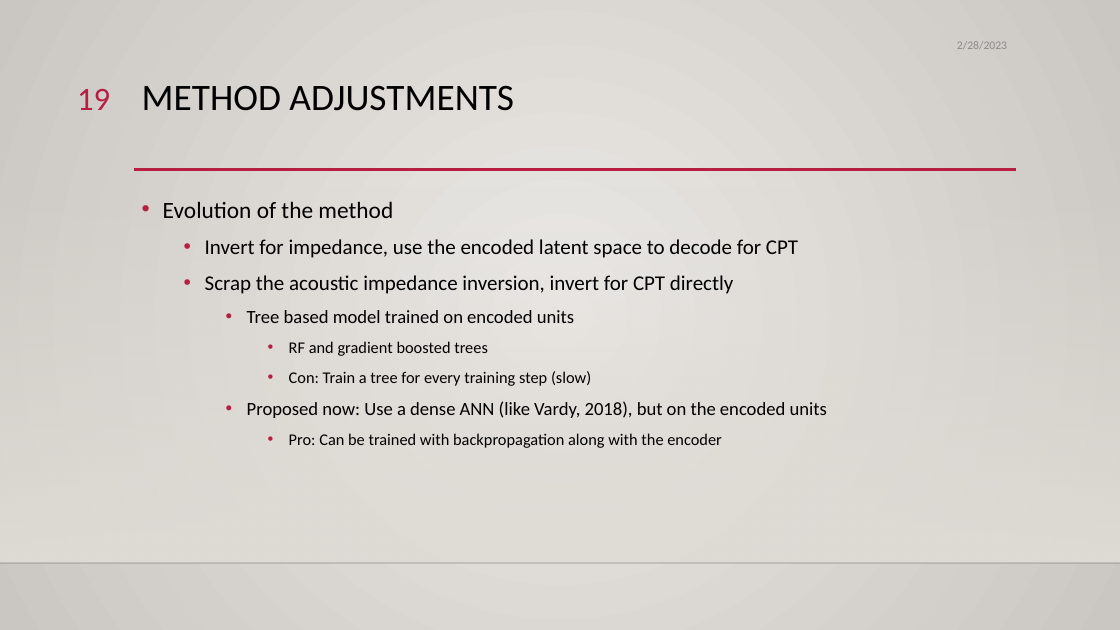
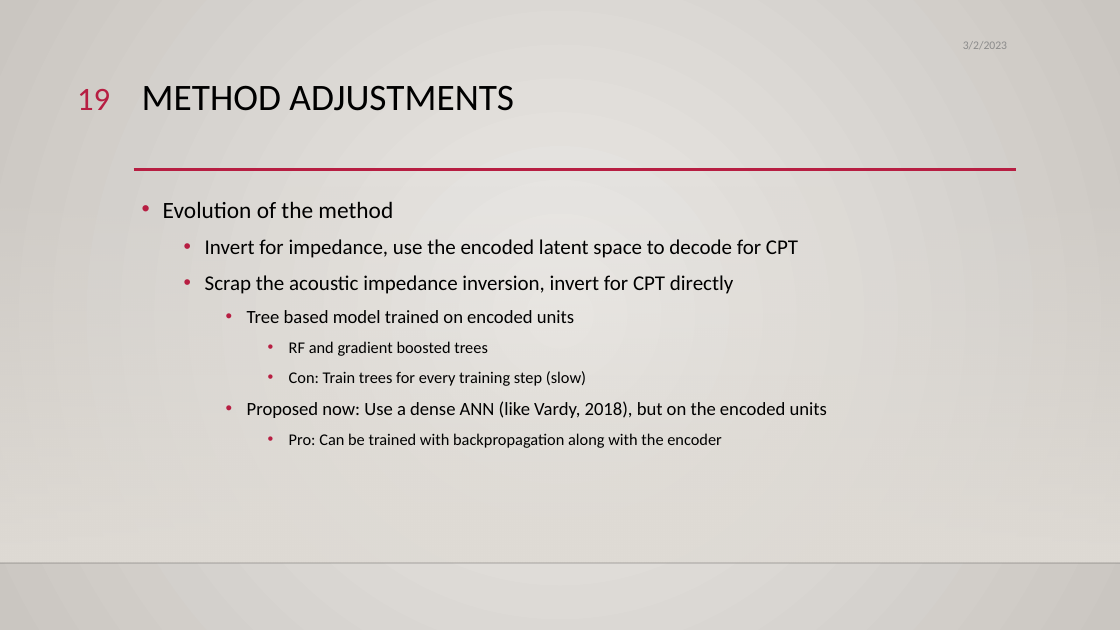
Before and after one commit to sjurmsc/MSC2023, a slide deck: slide 19 of Meeting Presentations/02.03.2023_General_Meeting.pptx. Drawn at 1120x630 pixels with LibreOffice and Linux fonts; fonts in the diff are those of the drawing; background and template pictures are left out. Boxes give left, top, right and bottom in pixels: in the first picture for what was removed or moved away, otherwise in the second. Text is boxed around its words. In the diff, an @@ line names an element or a change of style, - is before the commit and + after.

Commit message:
Added CNN encoder with ansemble CNNs and trees

```diff
--- a/Meeting Presentations/02.03.2023_General_Meeting.pptx
+++ b/Meeting Presentations/02.03.2023_General_Meeting.pptx
@@ text at bbox=[963, 41, 1007, 49]: text changed @@
-2/28/2023
+3/2/2023
@@ text at bbox=[289, 371, 586, 386]: text changed @@
-      • Con: Train a tree for every training step (slow)
+      • Con: Train trees for every training step (slow)
```
Also in this commit, not shown: 18 other slides changed, 2 other files.
